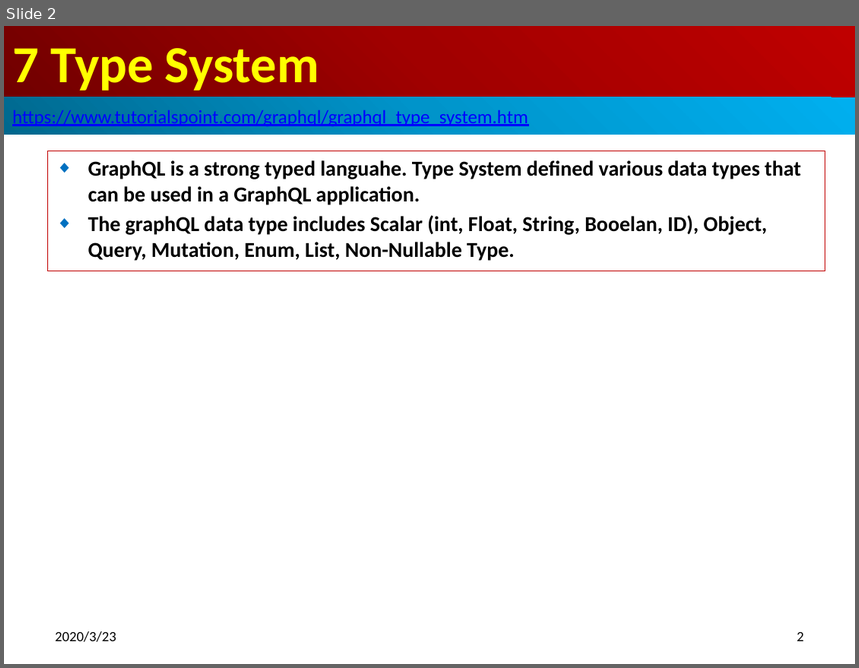
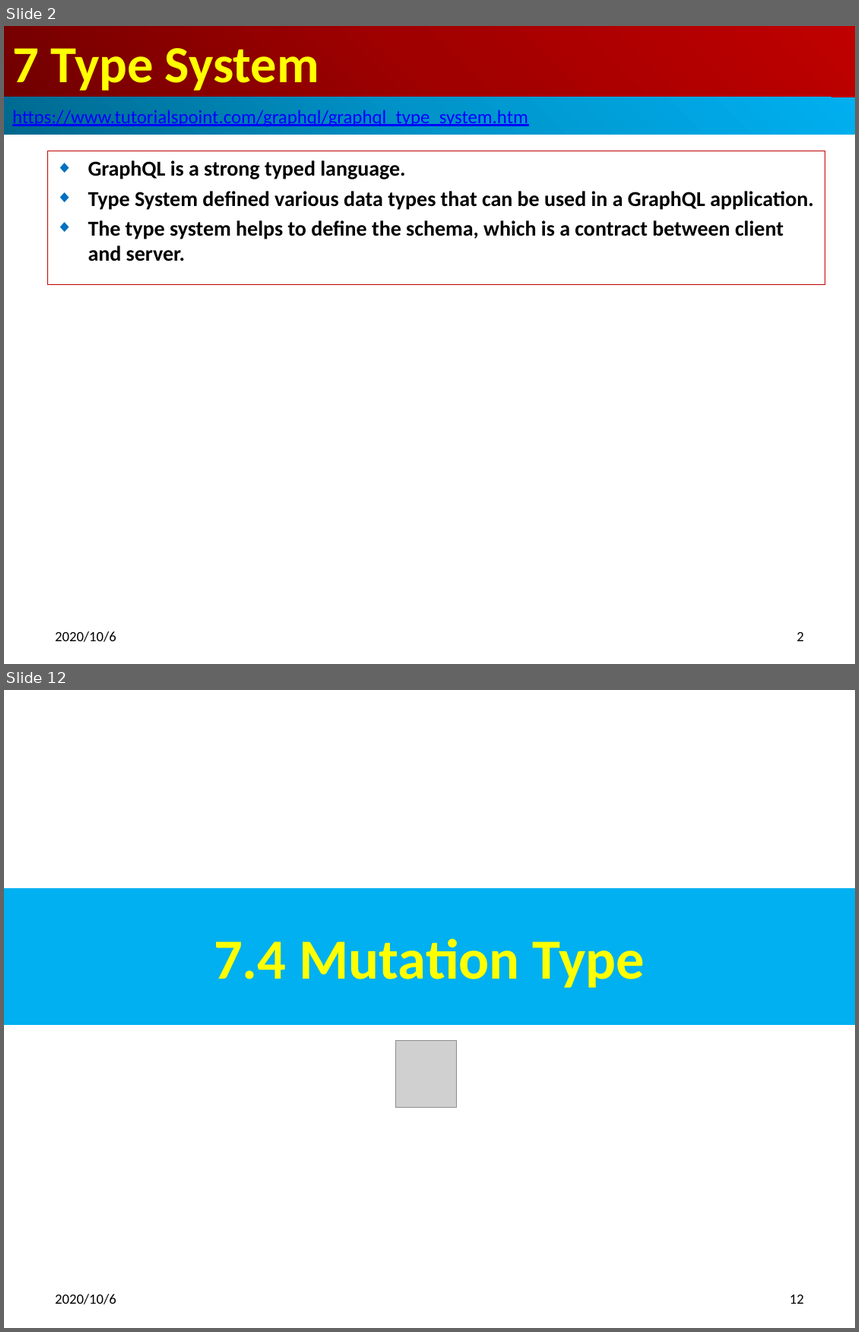
Before and after one commit to peterhchen/700_GraphQL, a slide deck: 07_TypeSystem.pptx. Shown one above the other, each under a label of ours: slide 2 before the commit, slides 2 and 12 after it; the slides between them are not shown. The pictures are 859x668 and 859x1332 pixels, drawn with LibreOffice and Linux fonts; fonts in the diff are those of the drawing; grey boxes stand for pictures. Boxes give left, top, right and bottom in pixels: in the first picture for what was removed or moved away, otherwise in the second. Text is boxed around its words. In the diff, an @@ line names an element or a change of style, - is before the commit and + after.

```diff
--- a/07_TypeSystem.pptx
+++ b/07_TypeSystem.pptx
@@ slide 12 added at (4,690,855,1328), background #FFFFFF @@
@@ title added at (4,888,855,1025), fill #00B0F0, 48 pt, text #FFFF00, bold @@
+7.4 Mutation Type
@@ picture added at (396,1040,457,1108) @@
@@ text added at (55,1294,116,1305), 12 pt, text #000000 @@
+2020/10/6
@@ page number added at (790,1295,804,1304), 12 pt, text #000000 @@
+12
@@ slide 2 changed as well @@
@@ subtitle "GraphQL is a strong typed ...": place and size @@
-subtitle "GraphQL is a strong typed ..." at (47,151,825,272)
+subtitle "GraphQL is a strong typed ..." at (47,151,825,284)
@@ subtitle at (88,161,814,262): text changed @@
-◆ GraphQL is a strong typed languahe. Type System defined various data types that can be used in a GraphQL application.
-◆ The graphQL data type includes Scalar (int, Float, String, Booelan, ID), Object, Query, Mutation, Enum, List, Non-Nullable Type.
+◆ GraphQL is a strong typed language.
+◆ Type System defined various data types that can be used in a GraphQL application.
+◆ The type system helps to define the schema, which is a contract between client and server.
@@ text at (55,632,116,642): text changed @@
-2020/3/23
+2020/10/6
```
Also in this commit, not shown: 2 other slides changed, 17 other slides added.
